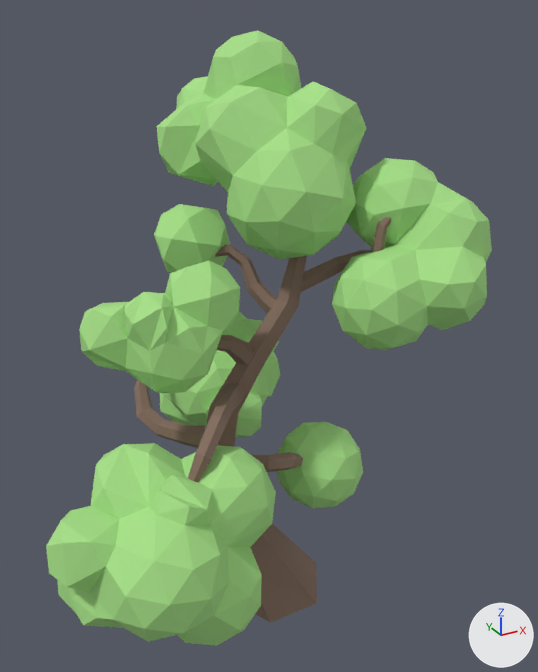
A saved change to the FBX model Assets/ModularPieces/Trees/Tree2.FBX.
The view is the same before and after, from a 50 mm camera at (-6.81, -12.19, 12.45) aimed at (0.27, 0.69, 6.02). Arrows for +X, +Y and +Z are at lower right; the lights stay in place. Where no turn or scale is listed for an object, it has been applied to the vertices.

In view in the first picture: 'Line003'.
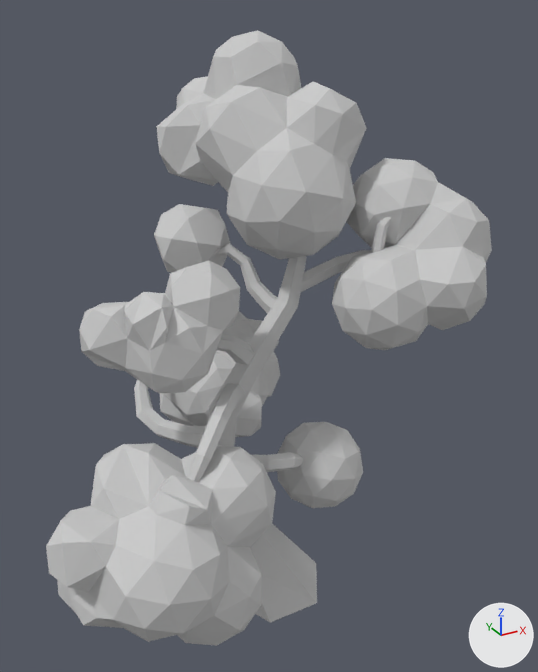
Where the change shows, as pixel boxes [x1, y1, x2, y2] in the pictures (538 x 672 px):
```json
{"part": 1, "of": "me_mesh", "change": "recoloured", "before": [46, 30, 492, 646], "after": [46, 30, 492, 646], "on screen": "green to grey"}
{"part": 2, "of": "me_mesh", "change": "recoloured", "before": [134, 217, 391, 622], "after": [134, 217, 391, 622], "on screen": "brown to grey"}
```

Edits to the scene script, one JSON object a line:
```json
{"op": "add", "block": "mat_01___default", "code": ["mat_01___default = principled_material('01 - Default')", "mat_01___default.base_color = (0.588, 0.588, 0.588)  # light grey #cacaca", "mat_01___default.roughness = 0.859"]}
{"block": "me_mesh", "where": "me_mesh.from_pydata(...)  # 870 vertices, 1656 faces; spans x -5.24..4.84, y -3.25..5.15, z 0.0..12.04"}
{"block": "me_mesh", "where": "# used by ob_line003; location = (0.0, 0.0, 0.0)"}
{"block": "me_mesh", "change": "me_mesh part 1: all 1136 faces that had it switch from mat_leaves (green #a7e087) to mat_01___default (light grey #cacaca)"}
{"block": "me_mesh", "change": "me_mesh part 2: all 520 faces that had it switch from mat_bark2 (brown #856d5f) to mat_01___default (light grey #cacaca)"}
```
